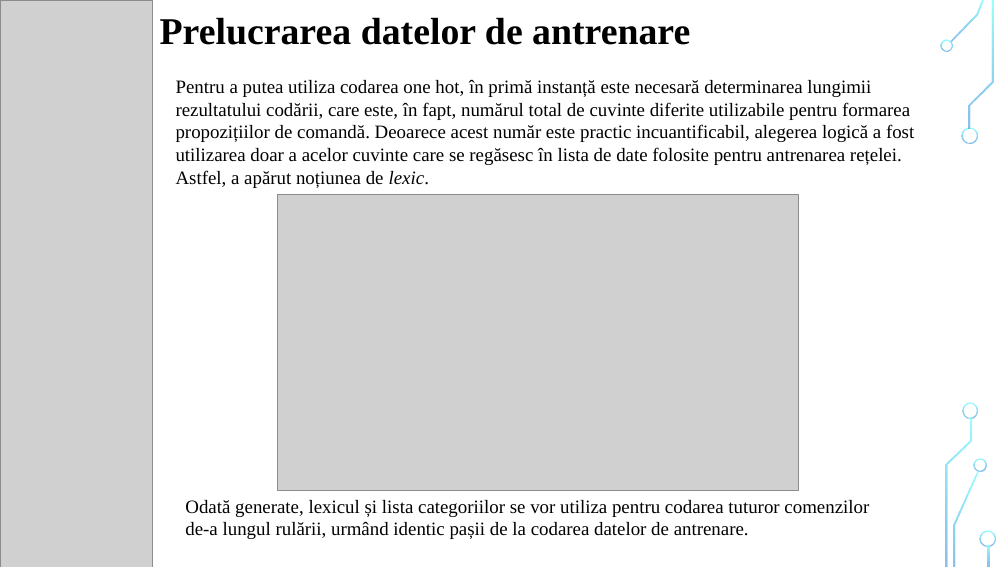
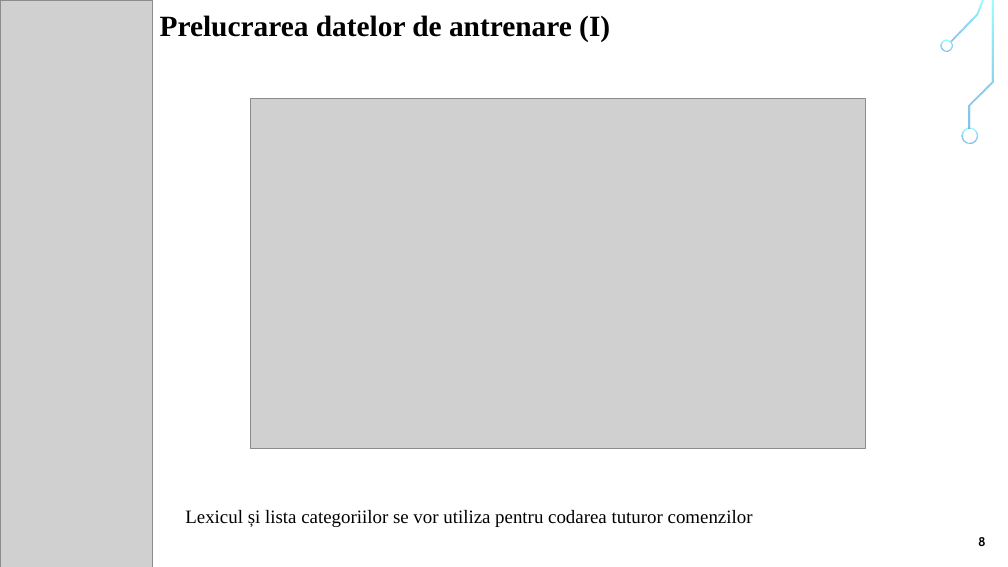
Before and after one commit to liviubrinza/alice, a slide deck: slide 9 of documentation/Prezentare.pptx. Drawn at 1008x567 pixels with LibreOffice and Linux fonts; fonts in the diff are those of the drawing; grey boxes stand for pictures; background and template pictures are left out. Boxes give left, top, right and bottom in pixels: in the first picture for what was removed or moved away, otherwise in the second. Text is boxed around its words. In the diff, an @@ line names an element or a change of style, - is before the commit and + after.

```diff
--- a/documentation/Prezentare.pptx
+++ b/documentation/Prezentare.pptx
@@ text at (160,15,610,42): text changed; size 36 to 28 pt @@
-Prelucrarea datelor de antrenare
+Prelucrarea datelor de antrenare (I)
@@ text removed at (176,80,914,188) @@
-Pentru a putea utiliza codarea one hot, în primă instanță este necesară determinarea lungimii rezultatului codării, care este, în fapt, numărul total de cuvinte diferite utilizabile pentru formarea propozițiilor de comandă. Deoarece acest număr este practic incuantificabil, alegerea logică a fost utilizarea doar a acelor cuvinte care se regăsesc în lista de date folosite pentru antrenarea rețelei. Astfel, a apărut noțiunea de lexic.
@@ picture: place and size @@
-picture at (278,194,799,491)
+picture at (250,98,866,448)
@@ rectangle added at (944,388,997,567), fill #FFFFFF @@
@@ freeform shape removed at (963,402,979,418) @@
@@ freeform shape removed at (974,459,987,472) @@
@@ page number added at (850,486,913,516), 10.5 pt, text #FFFFFF @@
+9
@@ text at (185,510,753,527): text changed @@
-Odată generate, lexicul și lista categoriilor se vor utiliza pentru codarea tuturor comenzilor de-a lungul rulării, urmând identic pașii de la codarea datelor de antrenare.
+Lexicul și lista categoriilor se vor utiliza pentru codarea tuturor comenzilor
@@ text added at (978,537,986,546), 12 pt, text #000000, bold @@
+8
@@ freeform shape removed at (980,531,996,547) @@
```
Also in this commit, not shown: 13 other slides changed, 1 slide removed.
